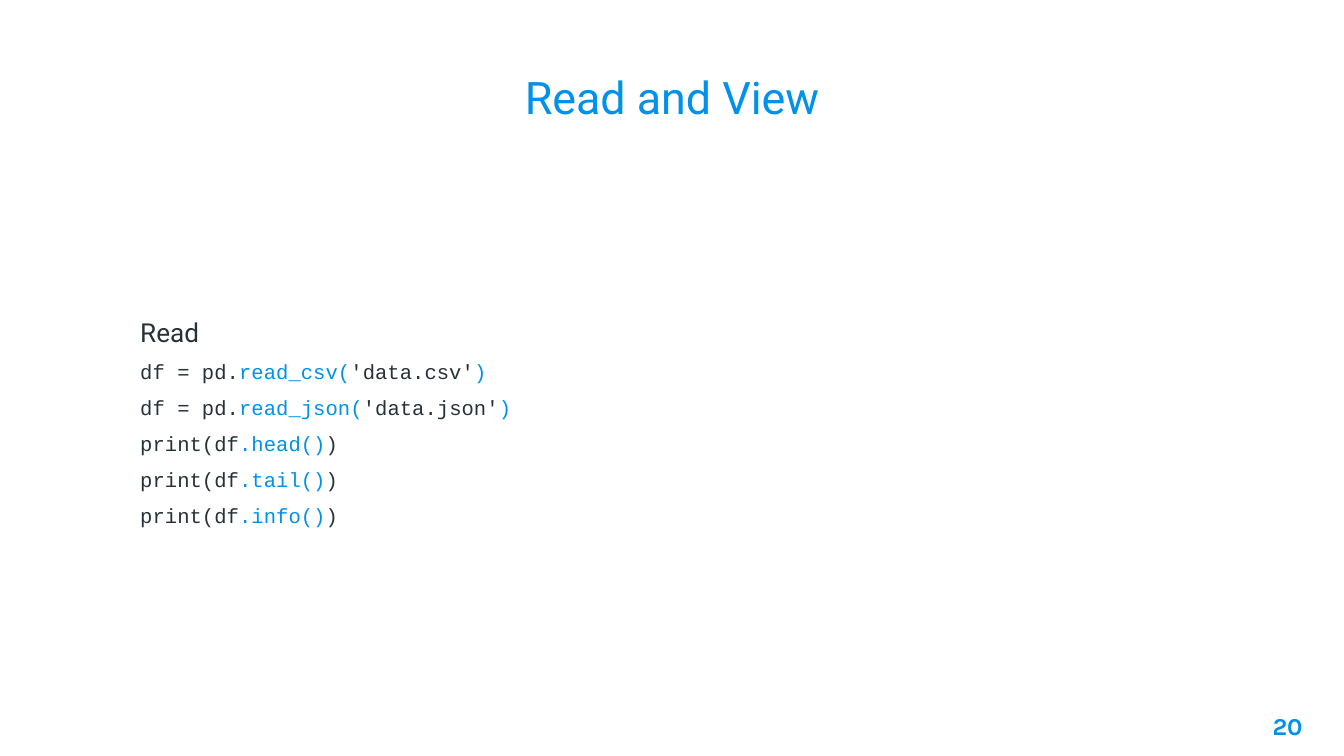
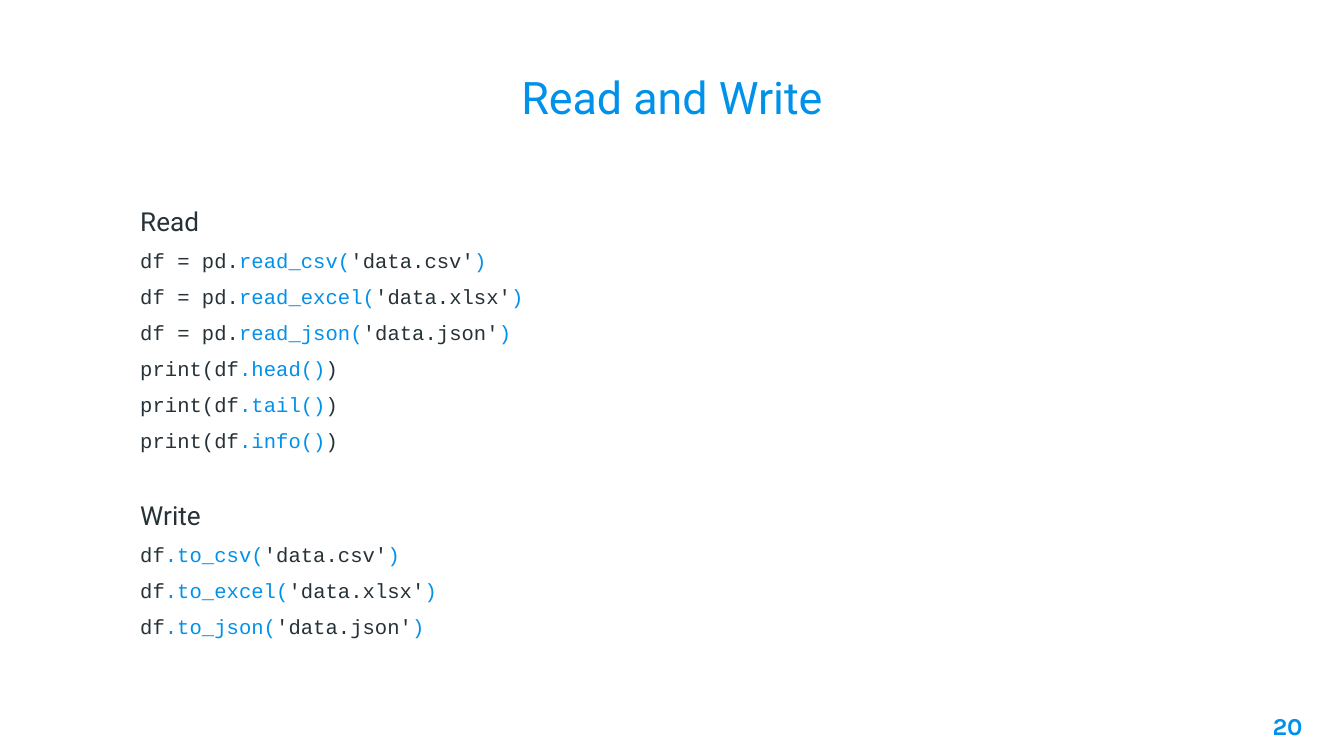
Before and after one commit to AleeRezaa/learn-python, a slide deck: slide 20 of 2 Data Science.pptx. Drawn at 1344x756 pixels with LibreOffice and Linux fonts; fonts in the diff are those of the drawing; background and template pictures are left out. Boxes give left, top, right and bottom in pixels: in the first picture for what was removed or moved away, otherwise in the second. Text is boxed around its words. In the diff, an @@ line names an element or a change of style, - is before the commit and + after.

Commit message:
update reand write

```diff
--- a/2 Data Science.pptx
+++ b/2 Data Science.pptx
@@ title at <box>521,80,823,115</box>: text changed @@
-Read and View
+Read and Write
@@ text at <box>140,290,524,309</box>: paragraph added @@
+df = pd.read_excel('data.xlsx')
@@ text at <box>140,506,437,639</box>: paragraphs added @@
+Write
+df.to_csv('data.csv')
+df.to_excel('data.xlsx')
+df.to_json('data.json')
```
Also in this commit, not shown: 2 other slides changed, 1 other file.
